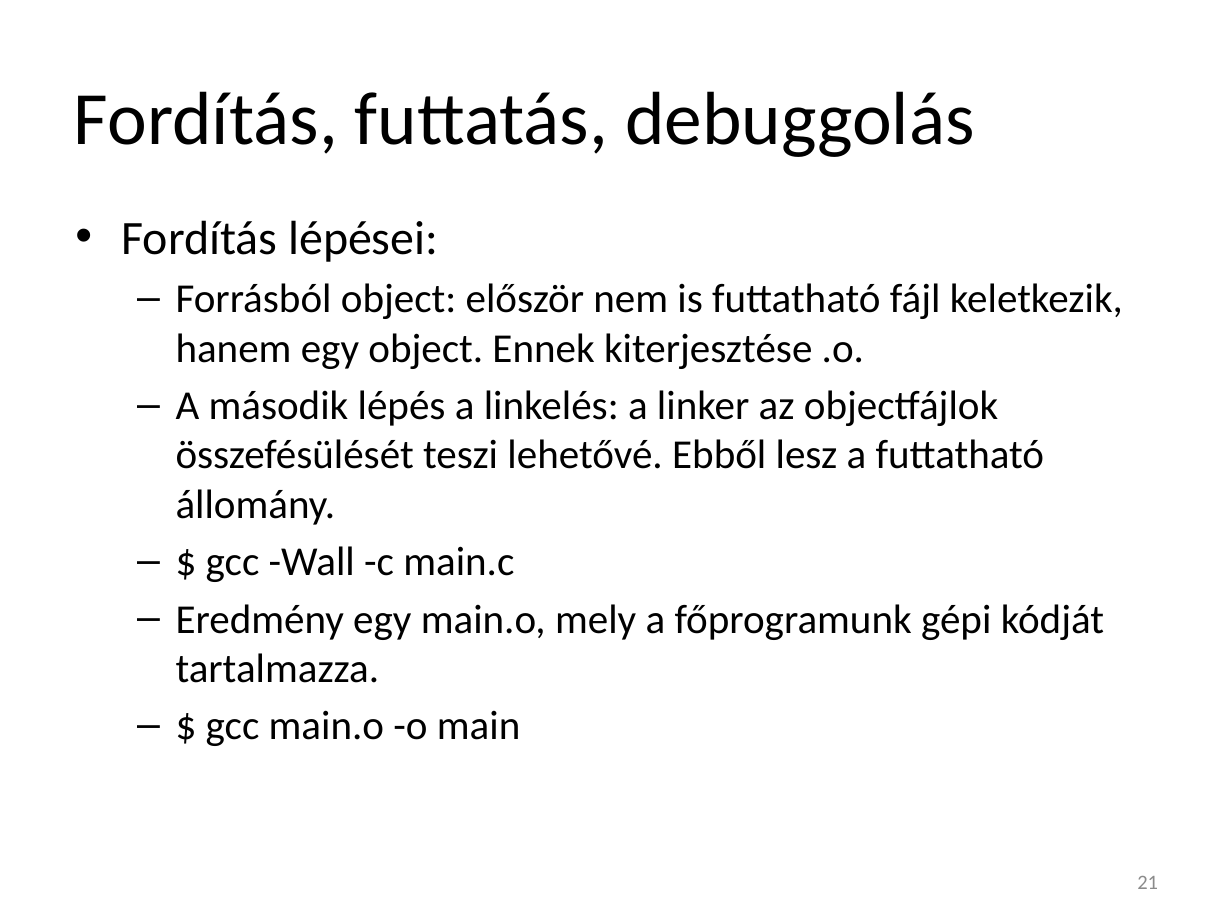
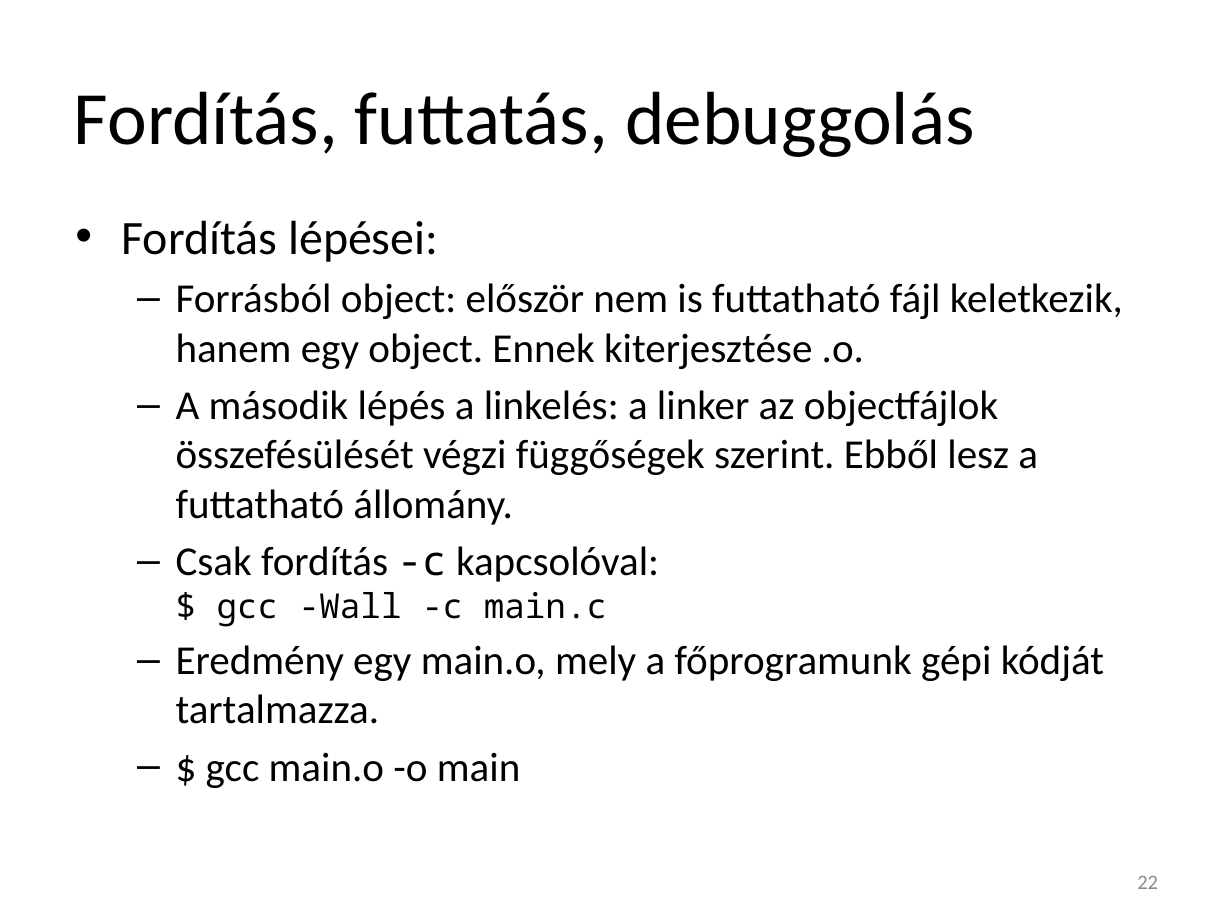
Before and after one commit to torokmark/cppgyak_jegyzet, a slide deck: slide 22 of programozasi_nyelvek_cpp_gyak01.pptx (slide 21 before the commit). Drawn at 1232x924 pixels with LibreOffice and Linux fonts; fonts in the diff are those of the drawing. Boxes give left, top, right and bottom in pixels: in the first picture for what was removed or moved away, otherwise in the second. Text is boxed around its words. In the diff, an @@ line names an element or a change of style, - is before the commit and + after.

```diff
--- a/programozasi_nyelvek_cpp_gyak01.pptx
+++ b/programozasi_nyelvek_cpp_gyak01.pptx
@@ text at (x1=176, y1=390, x2=1038, y2=627): text changed @@
-  – A második lépés a linkelés: a linker az objectfájlok összefésülését teszi lehetővé. Ebből lesz a futtatható állomány.
-  – $ gcc -Wall -c main.c
+  – A második lépés a linkelés: a linker az objectfájlok összefésülését végzi függőségek szerint. Ebből lesz a futtatható állomány.
+  – Csak fordítás -c kapcsolóval:
+    $ gcc -Wall -c main.c
@@ page number at (x1=1137, y1=876, x2=1158, y2=889): text changed @@
-21
+22
```
Also in this commit, not shown: 13 other slides changed, 2 slides added, 1 slide removed, 1 other file.
